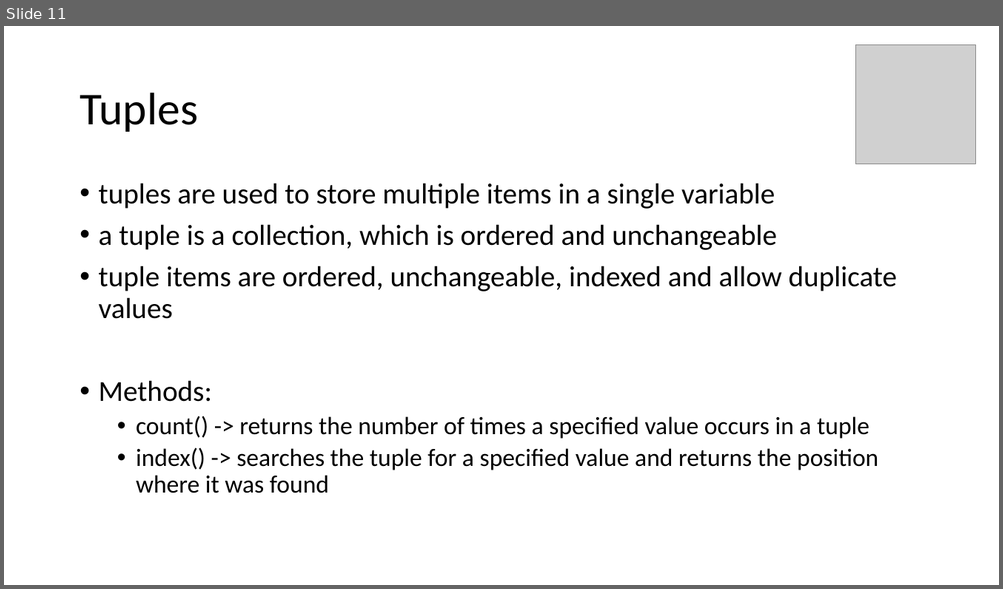
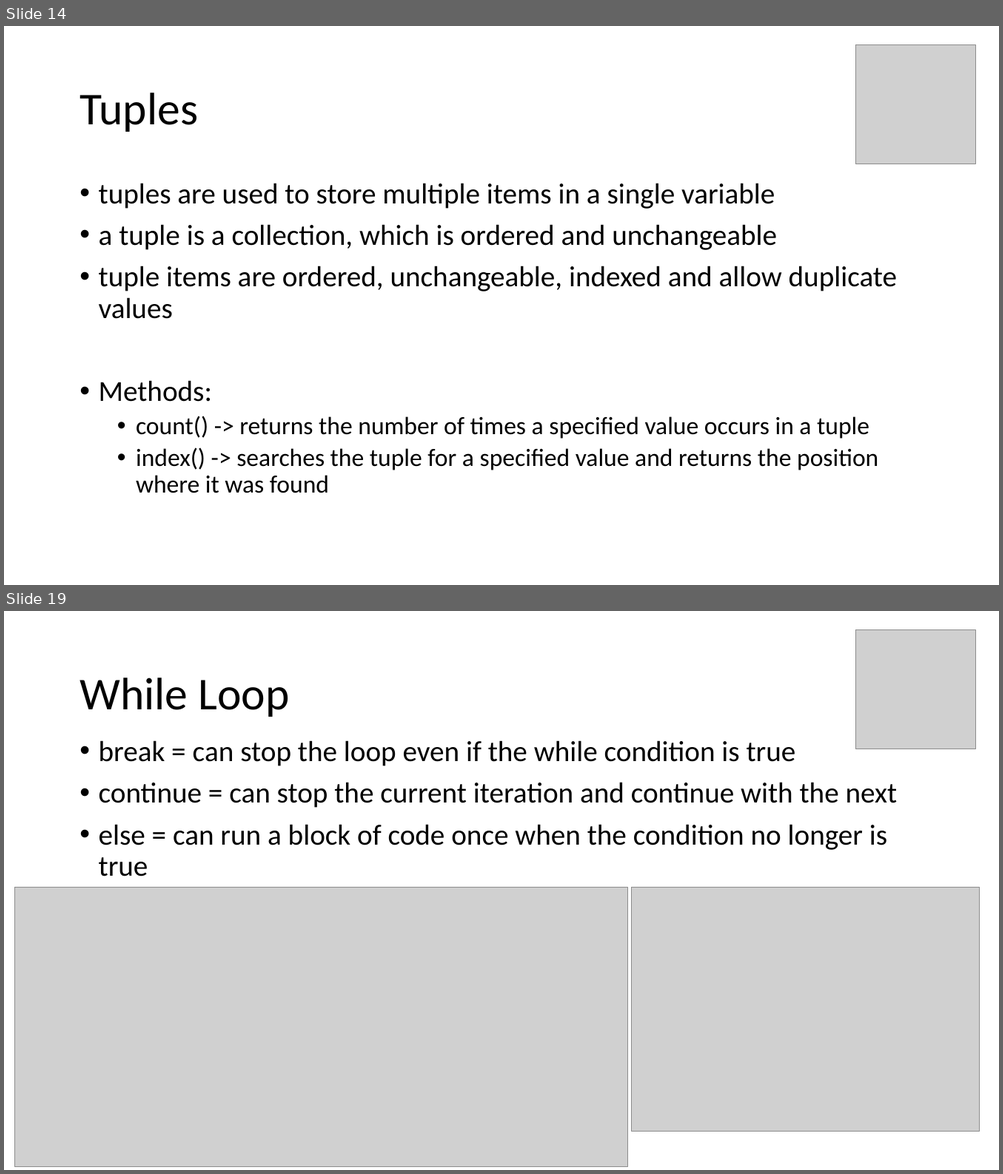
Before and after one commit to Gloria-74/SETU-Carlow-Software-Development-Lab, a slide deck: Phyton/Python.pptx. Shown one above the other, each under a label of ours: slide 11 before the commit, slides 14 and 19 after it; the slides between them are not shown. The pictures are 1003x589 and 1003x1174 pixels, drawn with LibreOffice and Linux fonts; fonts in the diff are those of the drawing; grey boxes stand for pictures. Boxes give left, top, right and bottom in pixels: in the first picture for what was removed or moved away, otherwise in the second. Text is boxed around its words. In the diff, an @@ line names an element or a change of style, - is before the commit and + after.

```diff
--- a/Phyton/Python.pptx
+++ b/Phyton/Python.pptx
@@ slide 19 added at box(4, 611, 999, 1170), background #FFFFFF @@
@@ picture added at box(855, 629, 976, 749) @@
@@ title added at box(79, 678, 289, 717), 44 pt, text #000000 @@
+While Loop
@@ text added at box(99, 741, 897, 877), 28 pt, text #000000 @@
+• break = can stop the loop even if the while condition is true
+• continue = can stop the current iteration and continue with the next
+• else = can run a block of code once when the condition no longer is true
@@ picture added at box(15, 887, 628, 1167) @@
@@ picture added at box(632, 887, 979, 1131) @@
@@ what was slide 11 is now slide 14 @@
```
Also in this commit, not shown: 1 slide changed, 11 other slides added, 7 other files.
